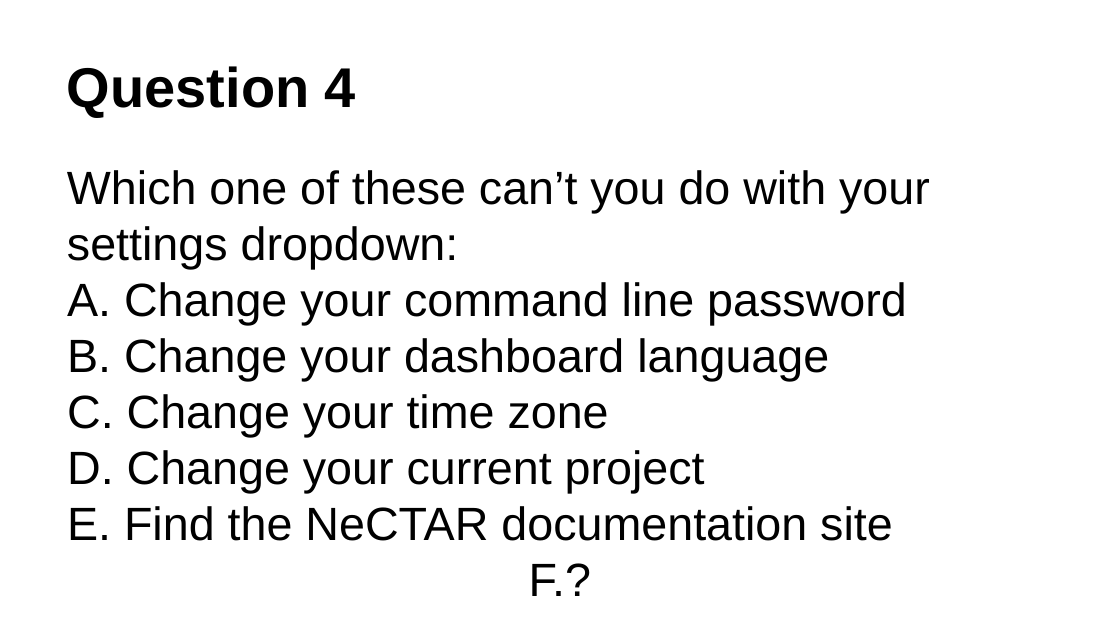
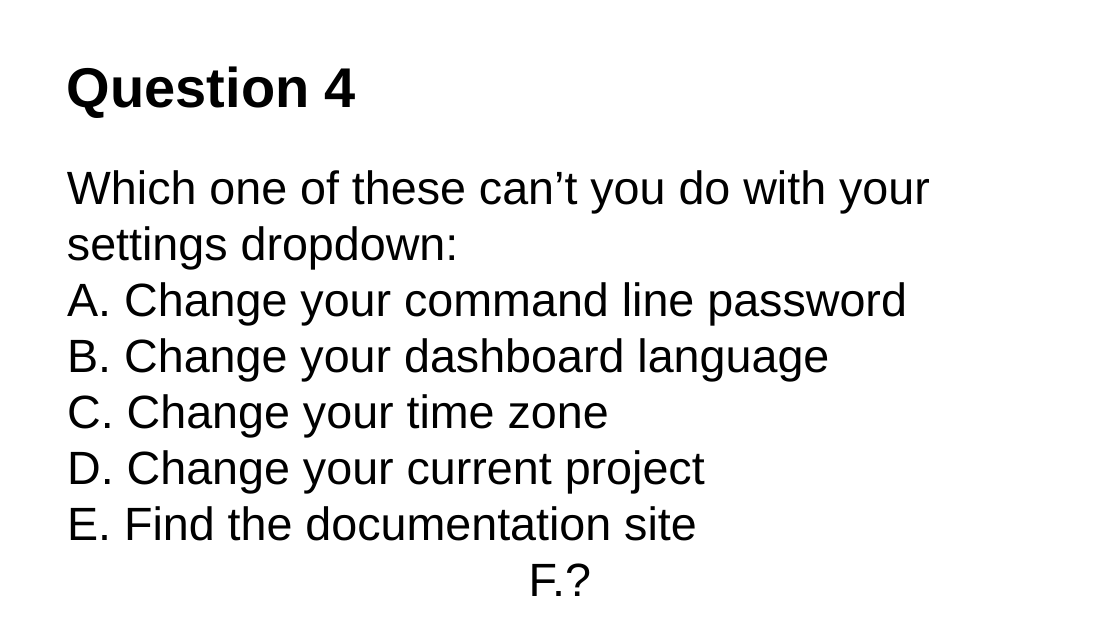
Before and after one commit to resbaz/nectar-cloud-lessons, a slide deck: slide 5 of Lessons/Lesson_I/Lesson_I_Questions.pptx. Drawn at 1120x630 pixels with LibreOffice and Linux fonts; fonts in the diff are those of the drawing. Boxes give left, top, right and bottom in pixels: in the first picture for what was removed or moved away, otherwise in the second. Text is boxed around its words. In the diff, an @@ line names an element or a change of style, - is before the commit and + after.

```diff
--- a/Lessons/Lesson_I/Lesson_I_Questions.pptx
+++ b/Lessons/Lesson_I/Lesson_I_Questions.pptx
@@ text at [124,506,697,541]: text changed @@
-E. Find the NeCTAR documentation site
+E. Find the documentation site
```
Also in this commit, not shown: 6 other slides changed, 1 slide added, 1 other file.
